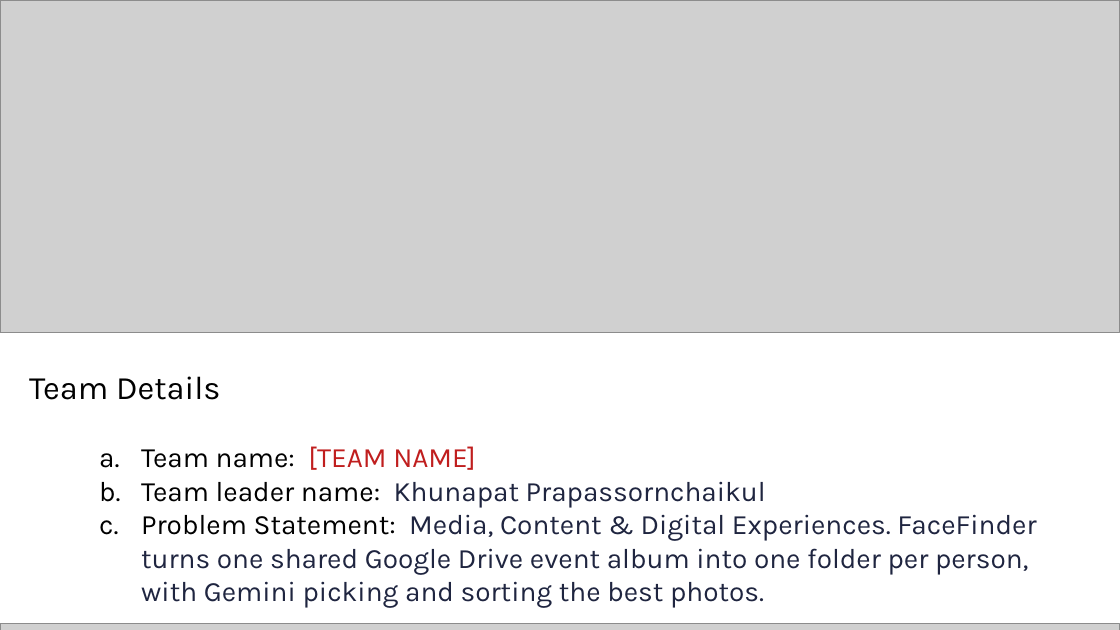
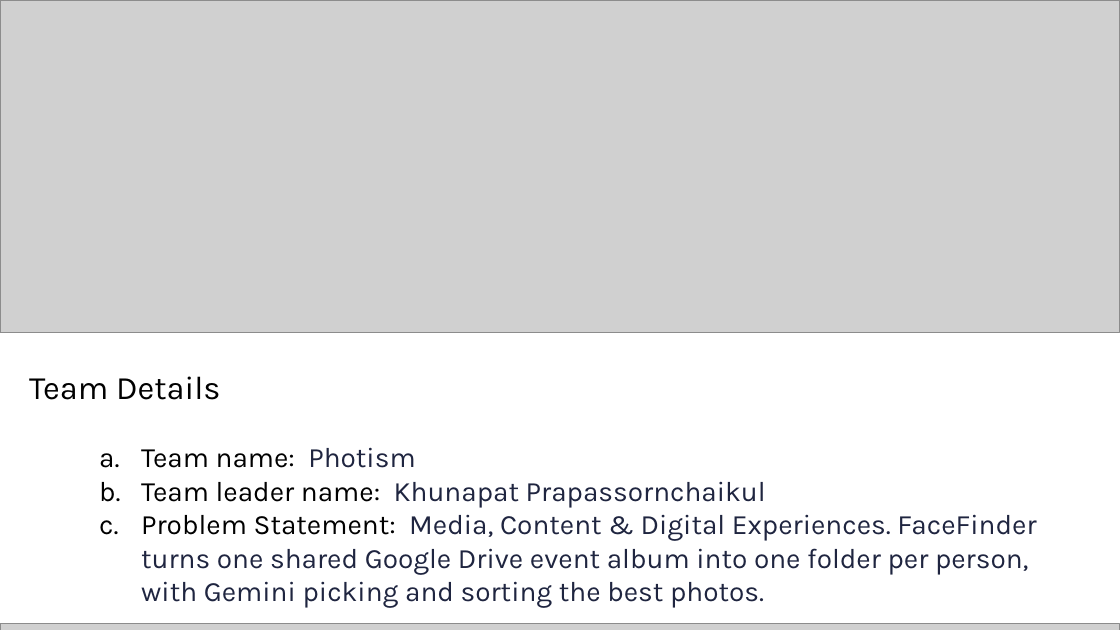
Before and after one commit to Khunapat/facefinder, a slide deck: slide 1 of docs/deck/FaceFinder_deck.pptx. Drawn at 1120x630 pixels with LibreOffice and Linux fonts; fonts in the diff are those of the drawing; grey boxes stand for pictures. Boxes give left, top, right and bottom in pixels: in the first picture for what was removed or moved away, otherwise in the second. Text is boxed around its words. In the diff, an @@ line names an element or a change of style, - is before the commit and + after.

```diff
--- a/docs/deck/FaceFinder_deck.pptx
+++ b/docs/deck/FaceFinder_deck.pptx
@@ text at <box>141,447,415,468</box>: text changed; text colour #C01E1E to #000000 @@
-  a. Team name: [TEAM NAME]
+  a. Team name: Photism
```
Also in this commit, not shown: 10 other slides changed, 9 other files.
